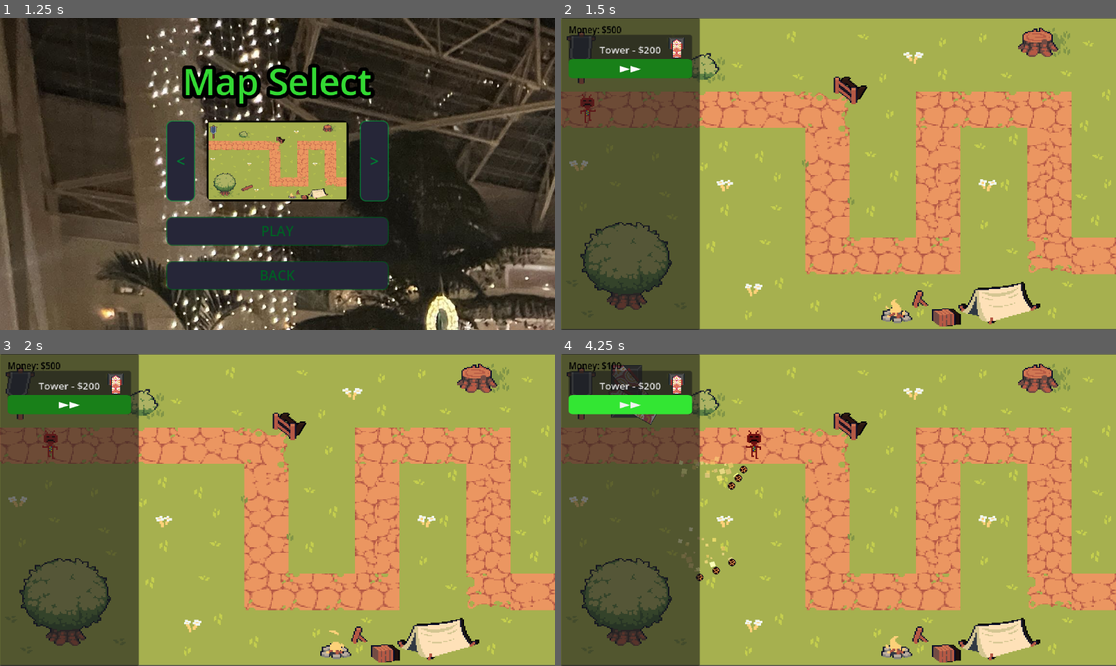
Above: before the commit, frames 1-4 (two rows, left to right).
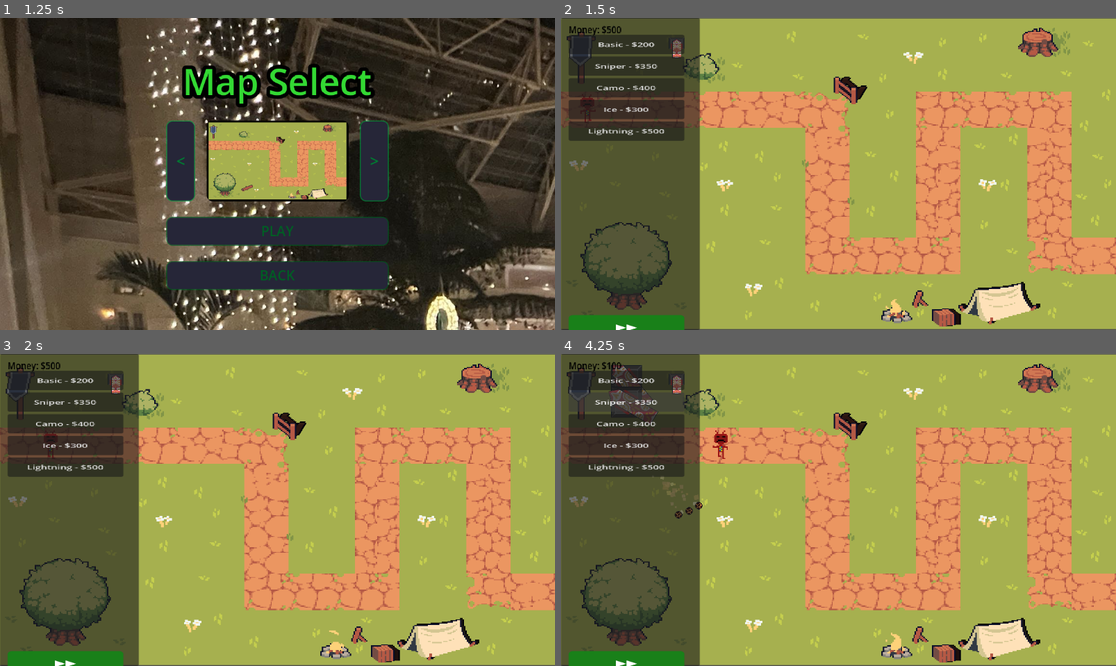
Above: after the commit, the same moments.

Repository: Matthewfrogman/Battle_towers
Game: Godot game, scene res://scenes/main_menu.tscn
Two runs of this game, one before a commit and one after it. Both use one fixed random seed, a clock stepped at 60 frames per second and the inputs below.
Inputs (mouse positions are in pixels of both pictures, inside the frame that each line leads up to):
- Up to frame 1 (1.25 s): click "PLAY" at 0.5 s
- Up to frame 2 (1.5 s): click "PLAY" at 1.25 s
- Up to frame 3 (2 s): no input
- Up to frame 4 (4.25 s): click (633, 385) at 2 s, where only the run before the commit has a clickable "Tower - $200"; click (627, 378) at 2.75 s, where only the run after the commit has a clickable "Basic - $200"; click (627, 400) at 3.5 s, where only the run after the commit has a clickable "Sniper - $350"

Frame 1 is identical in both runs. In frame 2, 6.7% of the frame differs, in the area x 1-24%, y 5-100%; in frame 3, 6.7%; in frame 4, 7.5%, in the area x 1-62%, y 5-100%.

Commit message:
enemy changes

Diff:
--- a/scenes/enemy_base.gd
+++ b/scenes/enemy_base.gd
@@ -1,5 +1,4 @@
 extends CharacterBody2D
-
 @export var speed = 35
 @export var hp = 100
 @export var direction = 1
@@ -18,10 +17,17 @@
 		position.y += delta*speed
 
 	if hp <= 100:
-		$sprite.modulate = Color(hp/100.0,hp/100.0,hp/100.0)
+		$sprite.modulate = Color(hp/100.0, hp/100.0, hp/100.0)
 
 	if hp <= 0:
-		queue_free()
+		die()
 
 func lose_hp(dmg):
 	hp -= dmg
+
+func die():
+	# Add money to UI
+	var ui = get_tree().root.get_node_or_null("UI")
+	if ui and ui.has_method("add_money"):
+		ui.add_money(20)
+	queue_free()
--- a/scenes/shop.gd
+++ b/scenes/shop.gd
@@ -1,12 +1,27 @@
 extends CanvasLayer
+
 var money = 500
-var tower_scene = preload("res://Towers/basic_tower.tscn")
+var tower_scenes = {
+	"Basic": "res://Towers/basic_tower.tscn",
+	"Sniper": "res://Towers/sniper_tower.tscn",
+	"Camo": "res://Towers/camo_tower.tscn",
+	"Ice": "res://Towers/ice_tower.tscn",
+	"Lightning": "res://Towers/lightning_tower.tscn"
+}
+var tower_costs = {
+	"Basic": 200,
+	"Sniper": 350,
+	"Camo": 400,
+	"Ice": 300,
+	"Lightning": 500
+}
 var fast_forward = false
 var ff_button = null
 
 func _ready():
 	var panel = $Panel
 
+	# Money label
 	var label = $Panel/MoneyLabel
 	label.text = "Money: $500"
 	label.set_anchors_and_offsets_preset(Control.PRESET_TOP_LEFT)
@@ -15,23 +30,33 @@
 	label.add_theme_font_size_override("font_size", 14)
 	label.add_theme_color_override("font_color", Color(0, 0, 0, 1))
 
-	var btn = $Panel/BuyTowerBtn
-	btn.text = "Tower - $200"
-	btn.set_anchors_and_offsets_preset(Control.PRESET_TOP_LEFT)
-	btn.offset_left = 10
-	btn.offset_top = 35
-	btn.offset_right = 170
-	btn.offset_bottom = 75
-	btn.add_theme_font_size_override("font_size", 13)
+	# Create 5 tower buttons
+	var y_offset = 35
+	var button_height = 40
+	var button_spacing = 5
+	var button_width = 150
 
+	for i in range(5):
+		var tower_name = tower_scenes.keys()[i]
+		var cost = tower_costs[tower_name]
+
+		var btn = Button.new()
+		btn.text = tower_name + " - $" + str(cost)
+		btn.custom_minimum_size = Vector2(button_width, button_height)
+		btn.position = Vector2(10, y_offset + (i * (button_height + button_spacing)))
+		btn.add_theme_font_size_override("font_size", 13)
+		btn.pressed.connect(_on_tower_button_pressed.bind(tower_name))
+		panel.add_child(btn)
+
+	# Fast forward button at bottom
 	ff_button = Button.new()
 	ff_button.text = "▶▶"
-	ff_button.set_anchors_and_offsets_preset(Control.PRESET_TOP_LEFT)
+	ff_button.set_anchors_and_offsets_preset(Control.PRESET_BOTTOM_LEFT)
+	ff_button.custom_minimum_size = Vector2(150, 50)
 	ff_button.offset_left = 10
-	ff_button.offset_top = 85
-	ff_button.offset_right = 170
-	ff_button.offset_bottom = 125
+	ff_button.offset_bottom = -10
 	ff_button.add_theme_font_size_override("font_size", 18)
+
 	var ff_style = StyleBoxFlat.new()
 	ff_style.bg_color = Color(0.1, 0.5, 0.1, 1)
 	ff_style.set_corner_radius_all(6)
@@ -61,14 +86,21 @@
 		ff_button.add_theme_stylebox_override("hover", style)
 		ff_button.add_theme_stylebox_override("pressed", style)
 
-func _on_buy_tower_btn_pressed():
-	if money >= 200:
-		money -= 200
-		update_money_label()
-		var tower = tower_scene.instantiate()
-		#get_tree().current_scene.add_child(tower)
-		get_tree().root.add_child(tower)
-		tower.global_position = tower.get_global_mouse_position()
+func _on_tower_button_pressed(tower_name):
+	var cost = tower_costs[tower_name]
+	if money >= cost:
+		var tower_path = tower_scenes[tower_name]
+
+		# Check if file exists
+		if ResourceLoader.exists(tower_path):
+			money -= cost
+			update_money_label()
+			var tower_scene = load(tower_path)
+			var tower = tower_scene.instantiate()
+			get_tree().root.add_child(tower)
+			tower.global_position = tower.get_global_mouse_position()
+		else:
+			print("Tower scene not found: " + tower_path + " (placeholder)")
 
 func update_money_label():
 	$Panel/MoneyLabel.text = "Money: $" + str(money)
--- a/scenes/shop.tscn
+++ b/scenes/shop.tscn
@@ -24,15 +24,6 @@
 theme_override_font_sizes/font_size = 16
 text = "Money: $150"
 
-[node name="BuyTowerBtn" type="Button" parent="Panel" unique_id=51804235]
-layout_mode = 0
-offset_left = 36.875
-offset_top = 100.99999
-offset_right = 138.875
-offset_bottom = 132.0
-scale = Vector2(1, 1.56)
-text = "Tower- $200"
-
 [node name="Sprite2D" type="Sprite2D" parent="Panel" unique_id=704301060]
 position = Vector2(150.0625, 52.726563)
 scale = Vector2(0.30859378, 0.3664551)
@@ -42,5 +33,3 @@
 position = Vector2(150.06248, 64.72656)
 scale = Vector2(0.35351563, 0.35351563)
 texture = ExtResource("3_032fp")
-
-[connection signal="pressed" from="Panel/BuyTowerBtn" to="." method="_on_buy_tower_btn_pressed"]
